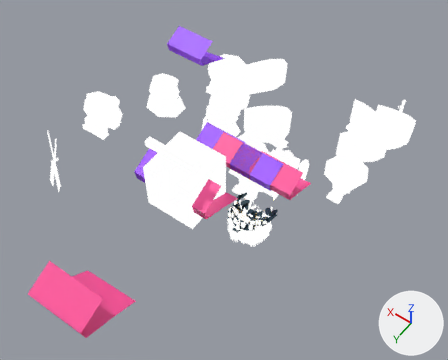
A saved change to the glTF model modeles/grandline/ile-port-v5.glb.
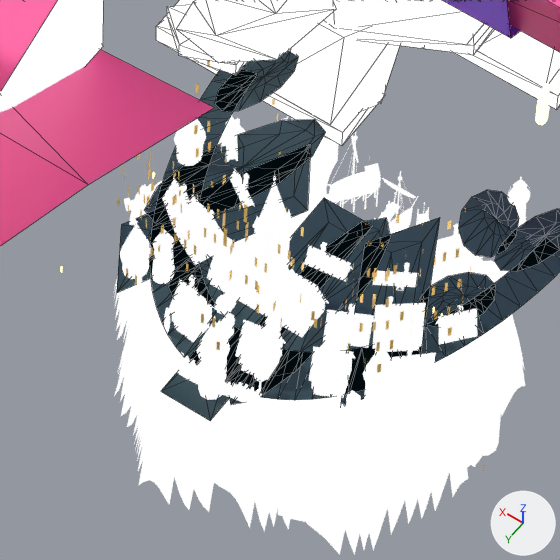
There are two pictures of each version: one whole from a 50 mm camera at (-8.08, 13.14, 22.19) aimed at (1.05, 0.35, 2.09), one close up on the part from 48% to 62% of the width and 52% to 69% of the height. Lighting does not change. The marker at lower right points along +X, +Y and +Z. The last two pictures show the newer version. The close-ups show mesh edges as thin lines. Vertices at exactly the same position are counted once.

In view in the first close-up: 'ile_anime13', 'ile_anime8', 'ile_banniere0', 'ile_banniere2', 'ile_banniere4', 'ile_copie2', 'ile_corps', 'ile_rivage.001', 'ile_vitres' and 1 more.
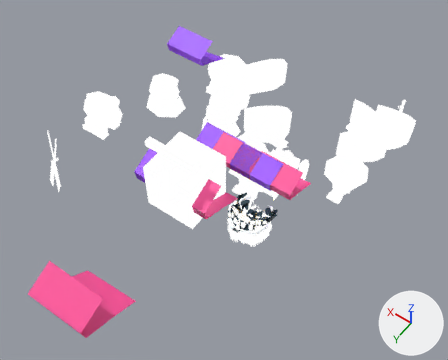
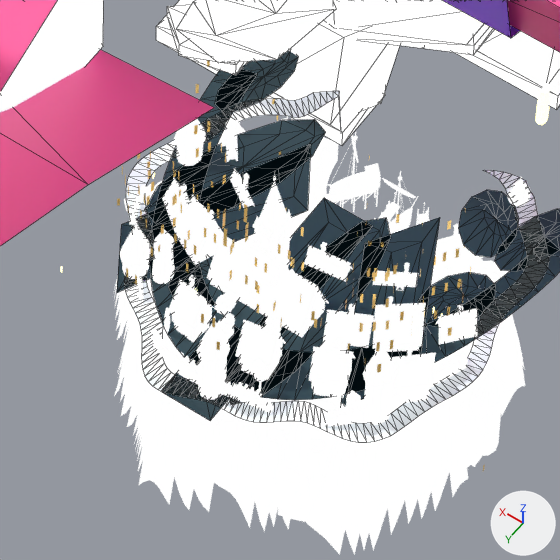
What the commit changed:
Material 'ecume' (mat_ecume) is new.
Its base color is (0.893, 0.957, 1.0) (white #f3faff).
me_ile_rivage_003 is used by ob_ile_rivage_001; location (0.0, 0.0, 0.0).
me_ile_rivage_003 had 286 vertices, 370 faces and spanned x -1.0..1.0, y -1.0..1.0, z 0.0.
me_ile_rivage_003 now has 586 vertices, 668 faces and spans x -1.0..1.0, y -1.0..1.0, z 0.0.
me_ile_rivage_003 part 1: a new loose piece of 300 vertices spanning x -1.0..1.0, y -1.0..1.0, z 0.0, in mat_ecume (white #f3faff).
me_ile_rivage_003 gains material mat_ecume (white #f3faff).

Pixel boxes [x1, y1, x2, y2] of what changed, in the close-ups (560 x 560 px):
'ile_rivage.001', reshaped
    before: [117, 51, 560, 421]
    after: [117, 51, 560, 442]
part 1 of me_ile_rivage_003, added
    after: [124, 91, 549, 442]
